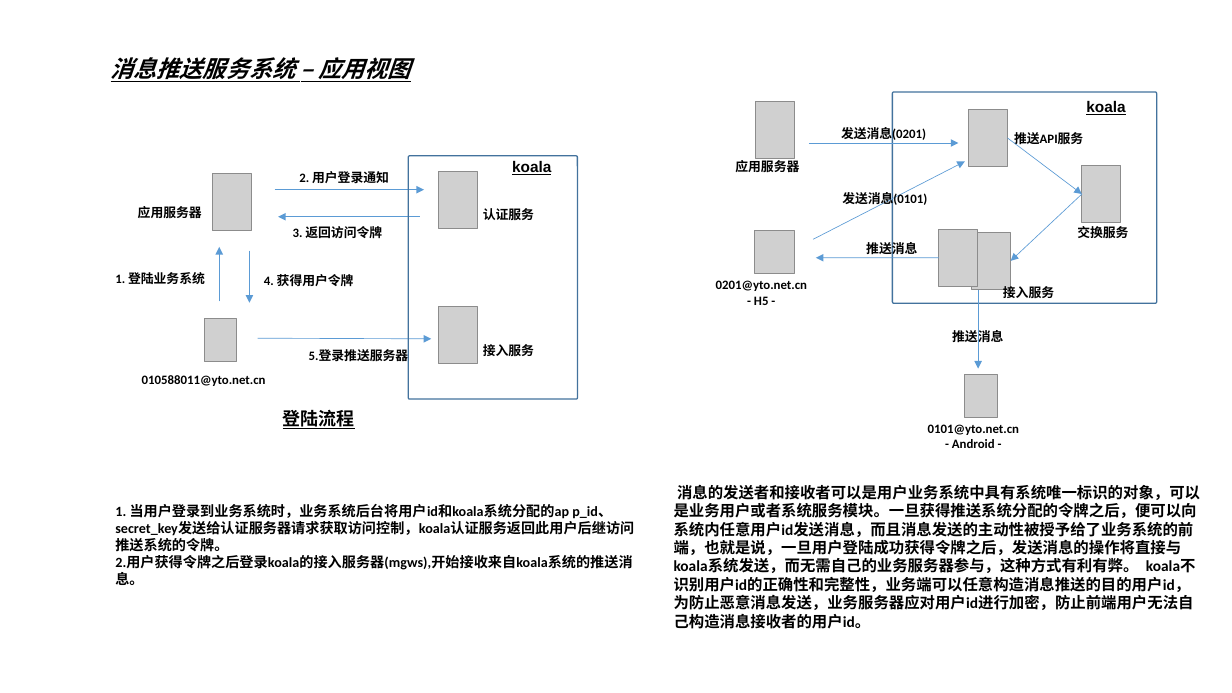
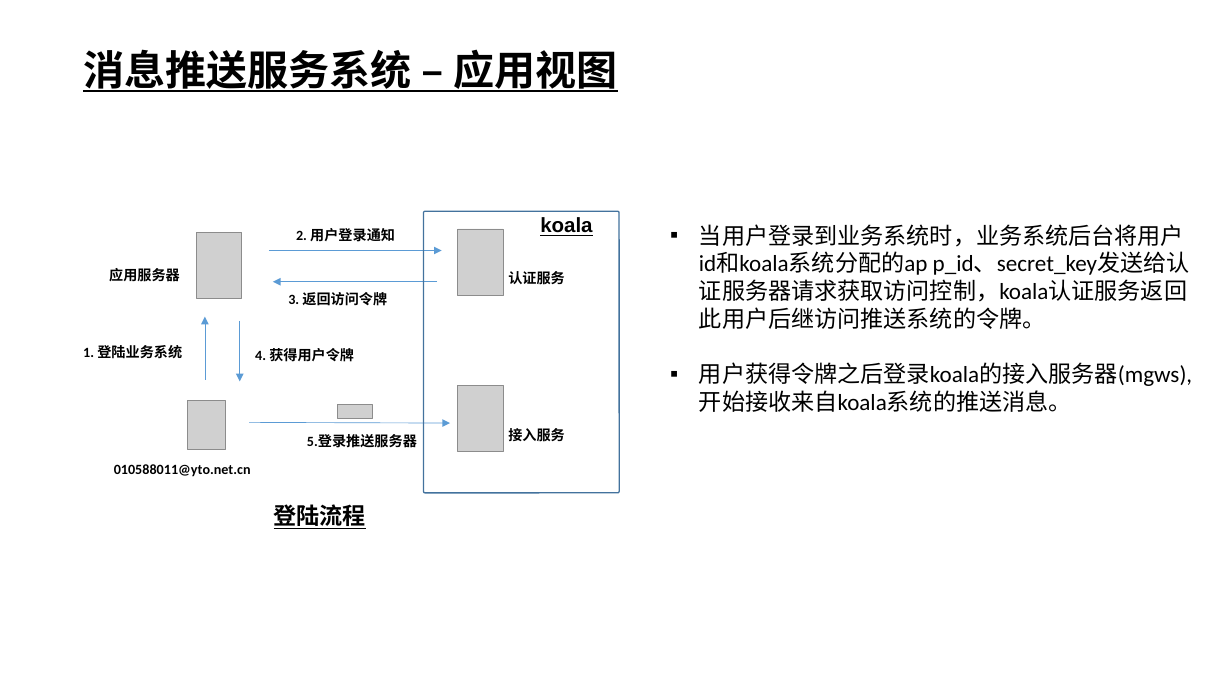
Before and after one commit to adoggie/Koala-Messaging, a slide deck: slide 3 of doc/Koala消息推送服务系统设计.pptx (slide 2 before the commit). Drawn at 1232x693 pixels with LibreOffice and Linux fonts; fonts in the diff are those of the drawing; grey boxes stand for pictures; background and template pictures are left out. Boxes give left, top, right and bottom in pixels: in the first picture for what was removed or moved away, otherwise in the second. Text is boxed around its words. In the diff, an @@ line names an element or a change of style, - is before the commit and + after.

```diff
--- a/doc/Koala消息推送服务系统设计.pptx
+++ b/doc/Koala消息推送服务系统设计.pptx
@@ text "消息推送服务系统 – 应用视图": place and size @@
-text "消息推送服务系统 – 应用视图" at <box>111,57,410,82</box>
+text "消息推送服务系统 – 应用视图" at <box>83,49,617,92</box>
@@ text "消息推送服务系统 – 应用视图" at <box>83,49,617,92</box>: size 18 to 32 pt, italic off @@
@@ text removed at <box>1086,101,1125,115</box> @@
-koala
@@ text "koala": place and size @@
-text "koala" at <box>512,161,551,175</box>
+text "koala" at <box>540,217,592,236</box>
@@ text "koala" at <box>540,217,592,236</box>: size 12 to 16 pt @@
@@ picture: place and size @@
-picture at <box>213,174,251,231</box>
+picture at <box>197,232,242,298</box>
@@ text "2. 用户登录通知": place and size @@
-text "2. 用户登录通知" at <box>299,171,389,183</box>
+text "2. 用户登录通知" at <box>296,228,395,242</box>
@@ rounded rectangle: place and size @@
-rounded rectangle at <box>409,156,578,399</box>
+rounded rectangle at <box>423,212,619,494</box>
@@ picture: place and size @@
-picture at <box>438,171,477,228</box>
+picture at <box>458,229,504,295</box>
@@ text at <box>699,224,1192,412</box>: text changed; size 11 to 18 pt; bold off @@
-1. 当用户登录到业务系统时，业务系统后台将用户id和koala系统分配的ap p_id、secret_key发送给认证服务器请求获取访问控制，koala认证服务返回此用户后继访问推送系统的令牌。
-2.用户获得令牌之后登录koala的接入服务器(mgws),开始接收来自koala系统的推送消息。
+▪ 当用户登录到业务系统时，业务系统后台将用户id和koala系统分配的ap p_id、secret_key发送给认证服务器请求获取访问控制，koala认证服务返回此用户后继访问推送系统的令牌。
+▪ 用户获得令牌之后登录koala的接入服务器(mgws),开始接收来自koala系统的推送消息。
@@ group removed at <box>716,91,1157,448</box>: 10 texts, 7 pictures, 6 arrows, 1 rounded rectangle @@
-应用服务器
-0201@yto.net.cn
-- H5 -
-发送消息(0201)
-推送消息
-接入服务
-推送API服务
-0101@yto.net.cn
-- Android -
-交换服务
-发送消息(0101)
-推送消息
@@ text "应用服务器": place and size @@
-text "应用服务器" at <box>138,206,202,218</box>
+text "应用服务器" at <box>109,266,180,284</box>
@@ arrow moved from (274, 189) - (424, 189) to (269, 250) - (442, 250) @@
@@ text "认证服务": place and size @@
-text "认证服务" at <box>483,208,534,220</box>
+text "认证服务" at <box>508,271,565,285</box>
@@ arrow moved from (421, 217) - (278, 217) to (437, 282) - (273, 282) @@
@@ text "3. 返回访问令牌": place and size @@
-text "3. 返回访问令牌" at <box>293,226,382,238</box>
+text "3. 返回访问令牌" at <box>288,292,387,306</box>
@@ arrow moved from (219, 301) - (219, 247) to (205, 380) - (205, 317) @@
@@ arrow moved from (250, 250) - (250, 303) to (239, 321) - (239, 382) @@
@@ text "1. 登陆业务系统": place and size @@
-text "1. 登陆业务系统" at <box>115,272,205,284</box>
+text "1. 登陆业务系统" at <box>83,345,182,358</box>
@@ text "4. 获得用户令牌": place and size @@
-text "4. 获得用户令牌" at <box>264,274,354,287</box>
+text "4. 获得用户令牌" at <box>255,348,354,362</box>
@@ picture: place and size @@
-picture at <box>438,307,477,364</box>
+picture at <box>458,385,504,451</box>
@@ picture: place and size @@
-picture at <box>204,319,237,362</box>
+picture at <box>188,400,226,450</box>
@@ picture added at <box>337,405,372,419</box> @@
@@ arrow moved from (258, 338) - (432, 339) to (250, 422) - (450, 423) @@
@@ text "5.登录推送服务器": place and size @@
-text "5.登录推送服务器" at <box>309,349,408,364</box>
+text "5.登录推送服务器" at <box>307,434,417,450</box>
@@ text "接入服务": place and size @@
-text "接入服务" at <box>483,344,534,356</box>
+text "接入服务" at <box>508,428,565,442</box>
@@ size 10 to 11 pt in 9 elements at <box>296,228,395,242</box>, <box>288,292,387,306</box>, <box>255,348,354,362</box>, <box>109,266,180,284</box>, <box>508,271,565,285</box>, <box>307,434,417,450</box>, <box>83,345,182,358</box>, <box>508,428,565,442</box>, <box>114,464,251,477</box> @@
@@ text "010588011@yto.net.cn": place and size @@
-text "010588011@yto.net.cn" at <box>142,375,266,386</box>
+text "010588011@yto.net.cn" at <box>114,464,251,477</box>
@@ text "登陆流程": place and size @@
-text "登陆流程" at <box>283,407,355,431</box>
+text "登陆流程" at <box>274,501,366,530</box>
@@ text "登陆流程" at <box>274,501,366,530</box>: size 14 to 18 pt @@
@@ text removed at <box>674,485,1200,629</box> @@
-消息的发送者和接收者可以是用户业务系统中具有系统唯一标识的对象，可以是业务用户或者系统服务模块。一旦获得推送系统分配的令牌之后，便可以向系统内任意用户id发送消息，而且消息发送的主动性被授予给了业务系统的前端，也就是说，一旦用户登陆成功获得令牌之后，发送消息的操作将直接与koala系统发送，而无需自己的业务服务器参与，这种方式有利有弊。 koala不识别用户id的正确性和完整性，业务端可以任意构造消息推送的目的用户id，为防止恶意消息发送，业务服务器应对用户id进行加密，防止前端用户无法自己构造消息接收者的用户id。
```
Also in this commit, not shown: 1 other slide changed, 2 slides added, 4 other files.
